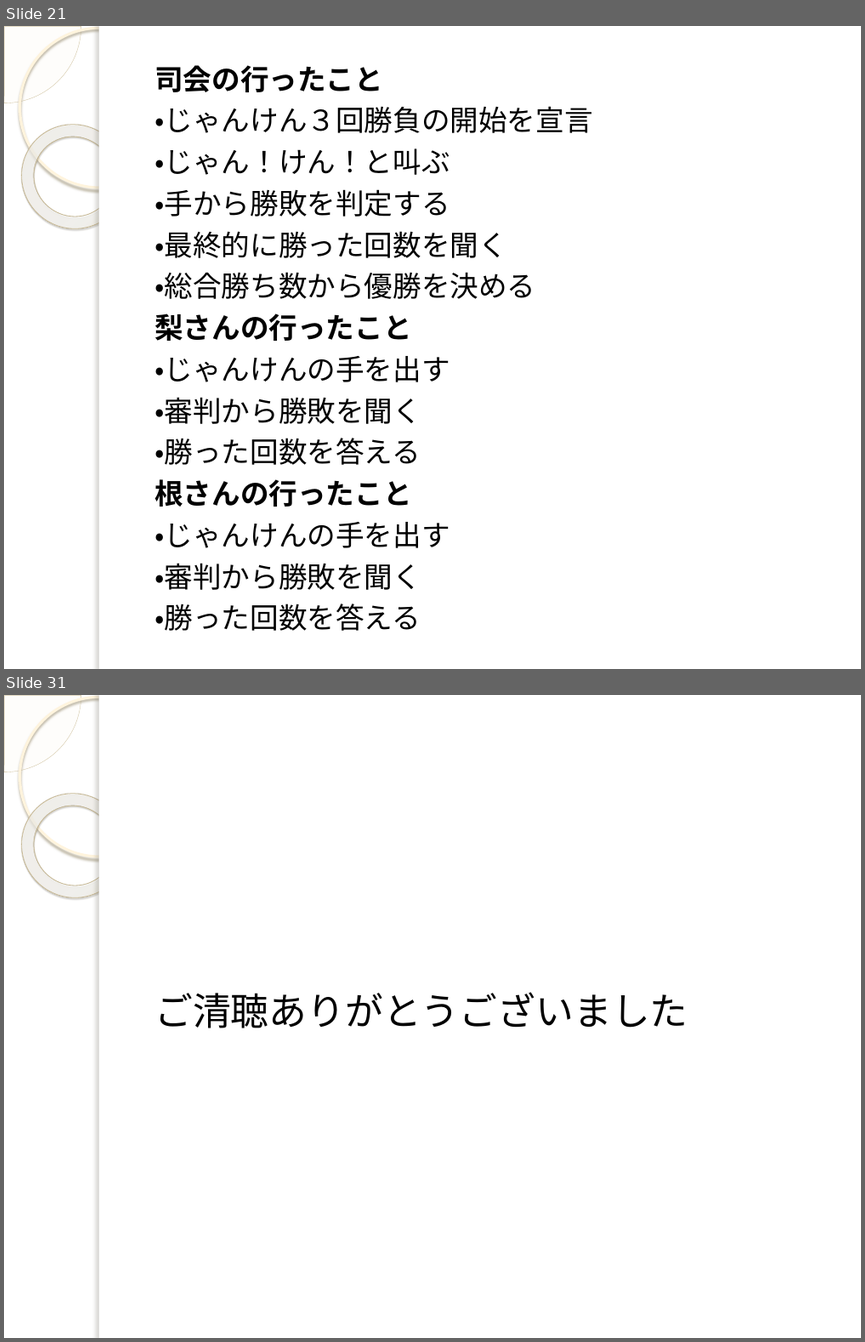
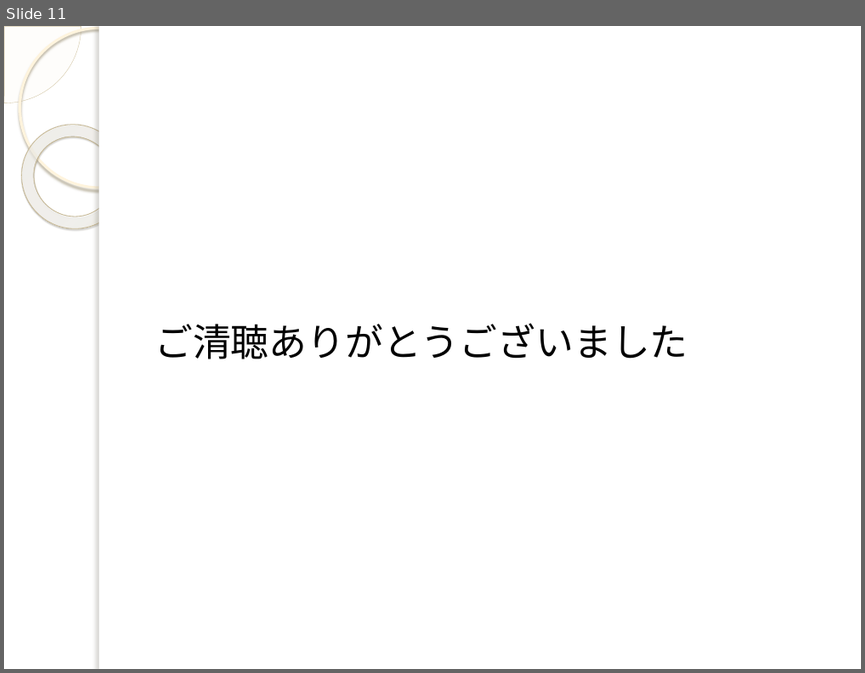
Before and after one commit to yuridonus/FEstudy, a slide deck: uwsc.pptx. Shown one above the other, each under a label of ours: slides 21 and 31 before the commit, slide 11 after it; the slides between them are not shown. The pictures are 865x1342 and 865x673 pixels, drawn with LibreOffice and Linux fonts; fonts in the diff are those of the drawing; background and template pictures are left out. Boxes give left, top, right and bottom in pixels: in the first picture for what was removed or moved away, otherwise in the second. Text is boxed around its words. In the diff, an @@ line names an element or a change of style, - is before the commit and + after.

```diff
--- a/uwsc.pptx
+++ b/uwsc.pptx
@@ slide 21 removed at box(4, 26, 861, 669), background picture (left out); not listed: 5 template elements that a slide beside it also shows @@
@@ text removed at box(154, 65, 592, 630) @@
-司会の行ったこと
-・じゃんけん３回勝負の開始を宣言
-・じゃん！けん！と叫ぶ
-・手から勝敗を判定する
-・最終的に勝った回数を聞く
-・総合勝ち数から優勝を決める
-梨さんの行ったこと
-・じゃんけんの手を出す
-・審判から勝敗を聞く
-・勝った回数を答える
-根さんの行ったこと
-・じゃんけんの手を出す
-・審判から勝敗を聞く
-・勝った回数を答える
@@ what was slide 31 is now slide 11 @@
```
Also in this commit, not shown: 3 slides changed, 7 slides added, 26 other slides removed, 1 other file.
